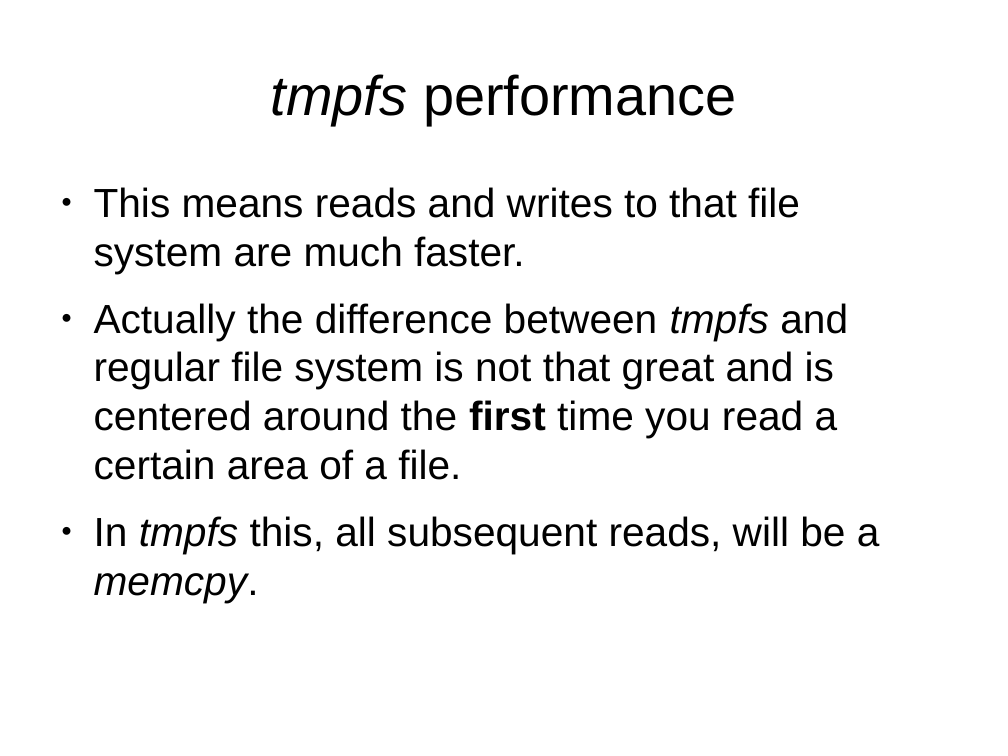
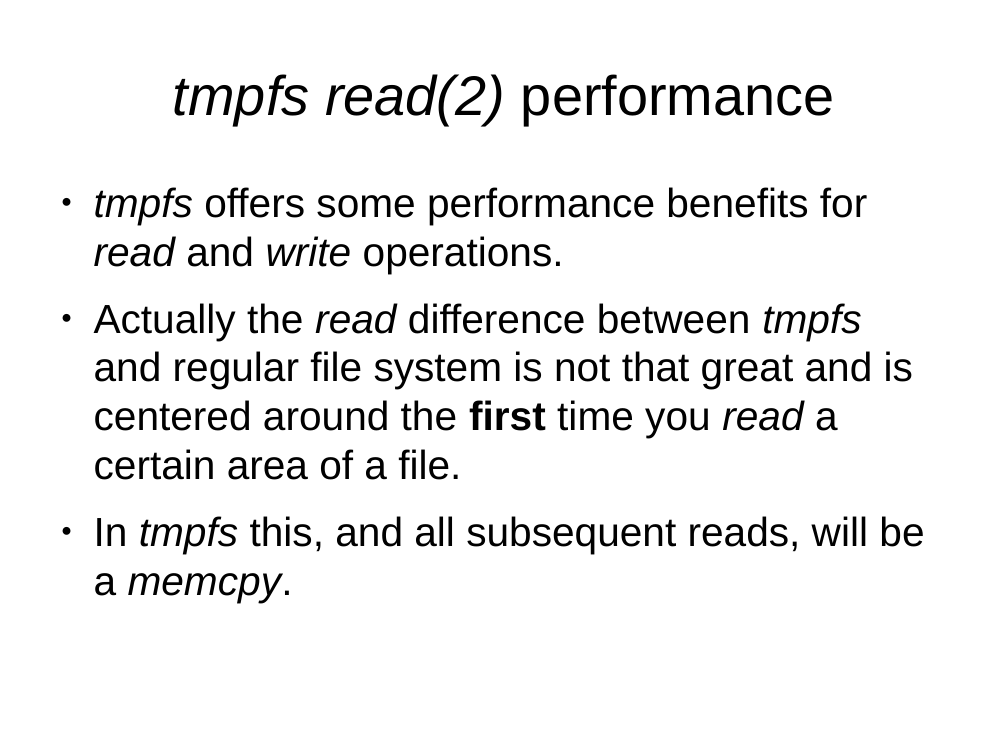
Before and after one commit to veltzer/demos-linux, a slide deck: slide 3 of doc/odp/linux_tmpfs.odp. Drawn at 1008x756 pixels with LibreOffice and Linux fonts; fonts in the diff are those of the drawing. Boxes give left, top, right and bottom in pixels: in the first picture for what was removed or moved away, otherwise in the second. Text is boxed around its words. In the diff, an @@ line names an element or a change of style, - is before the commit and + after.

```diff
--- a/doc/odp/linux_tmpfs.odp
+++ b/doc/odp/linux_tmpfs.odp
@@ title at bbox=[173, 74, 835, 125]: text changed; italic on @@
-tmpfs performance
+tmpfs read(2) performance
@@ text at bbox=[94, 187, 924, 602]: text changed @@
-● This means reads and writes to that file system are much faster.
-● Actually the difference between tmpfs and regular file system is not that great and is centered around the first time you read a certain area of a file.
-● In tmpfs this, all subsequent reads, will be a memcpy.
+● tmpfs offers some performance benefits for read and write operations.
+● Actually the read difference between tmpfs and regular file system is not that great and is centered around the first time you read a certain area of a file.
+● In tmpfs this, and all subsequent reads, will be a memcpy.
```
Also in this commit, not shown: 3 other slides changed, 1 slide added, 7 other files.
